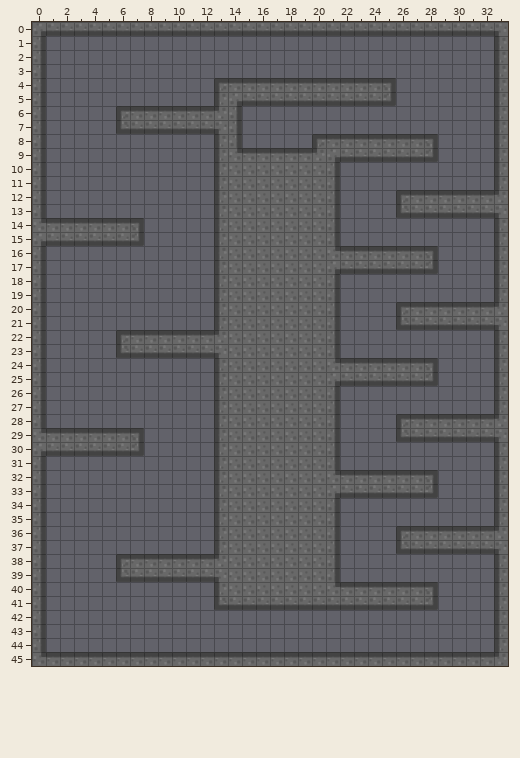
A Tiled map gets an edit: Resources/lvl1-8.tmx. Above, as it was before the edit.
Cells are 50x50 px. Shown: x 0..33, y 0..45.
New version:
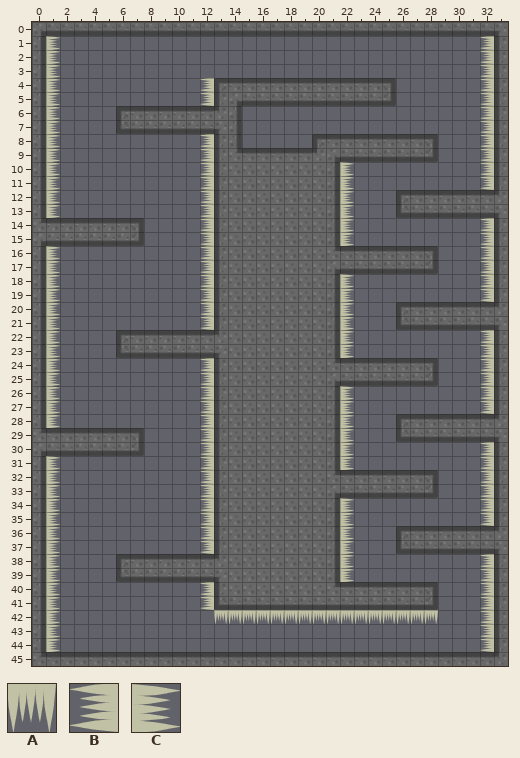
Key: from "spikes-working": A 0 turned 180, B 0 turned 270, C 0 turned 90.
_ is an empty cell.
Diff:
Layer "Spikes":
y 1..3: x 1 _ -> C; x 32 _ -> B
y 4..5: x 1 _ -> C; x 12 _ -> B; x 32 _ -> B
y 6..7: x 1 _ -> C; x 32 _ -> B
y 8..9: x 1 _ -> C; x 12 _ -> B; x 32 _ -> B
y 10..11: x 1 _ -> C; x 12 _ -> B; x 22 _ -> C; x 32 _ -> B
y 12..13: x 1 _ -> C; x 12 _ -> B; x 22 _ -> C
y 14..15: x 12 _ -> B; x 22 _ -> C; x 32 _ -> B
y 16..17: x 1 _ -> C; x 12 _ -> B; x 32 _ -> B
y 18..19: x 1 _ -> C; x 12 _ -> B; x 22 _ -> C; x 32 _ -> B
y 20..21: x 1 _ -> C; x 12 _ -> B; x 22 _ -> C
y 22..23: x 1 _ -> C; x 22 _ -> C; x 32 _ -> B
y 24..25: x 1 _ -> C; x 12 _ -> B; x 32 _ -> B
y 26..27: x 1 _ -> C; x 12 _ -> B; x 22 _ -> C; x 32 _ -> B
y 28: x 1 _ -> C; x 12 _ -> B; x 22 _ -> C
y 29: x 12 _ -> B; x 22 _ -> C
y 30: x 12 _ -> B; x 22 _ -> C; x 32 _ -> B
y 31: x 1 _ -> C; x 12 _ -> B; x 22 _ -> C; x 32 _ -> B
y 32..33: x 1 _ -> C; x 12 _ -> B; x 32 _ -> B
y 34..35: x 1 _ -> C; x 12 _ -> B; x 22 _ -> C; x 32 _ -> B
y 36..37: x 1 _ -> C; x 12 _ -> B; x 22 _ -> C
y 38..39: x 1 _ -> C; x 22 _ -> C; x 32 _ -> B
y 40..41: x 1 _ -> C; x 12 _ -> B; x 32 _ -> B
y 42: x 1 _ -> C; x 13..28 ________________ -> AAAAAAAAAAAAAAAA; x 32 _ -> B
y 43..44: x 1 _ -> C; x 32 _ -> B
